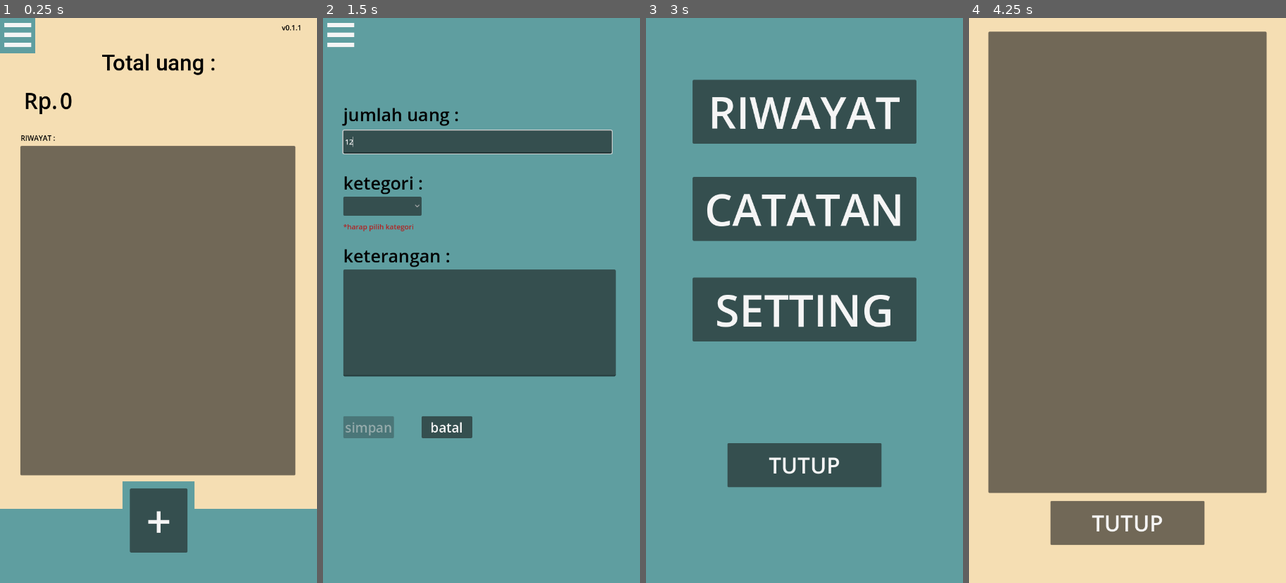
Above: before the commit, frames 1-4 (left to right).
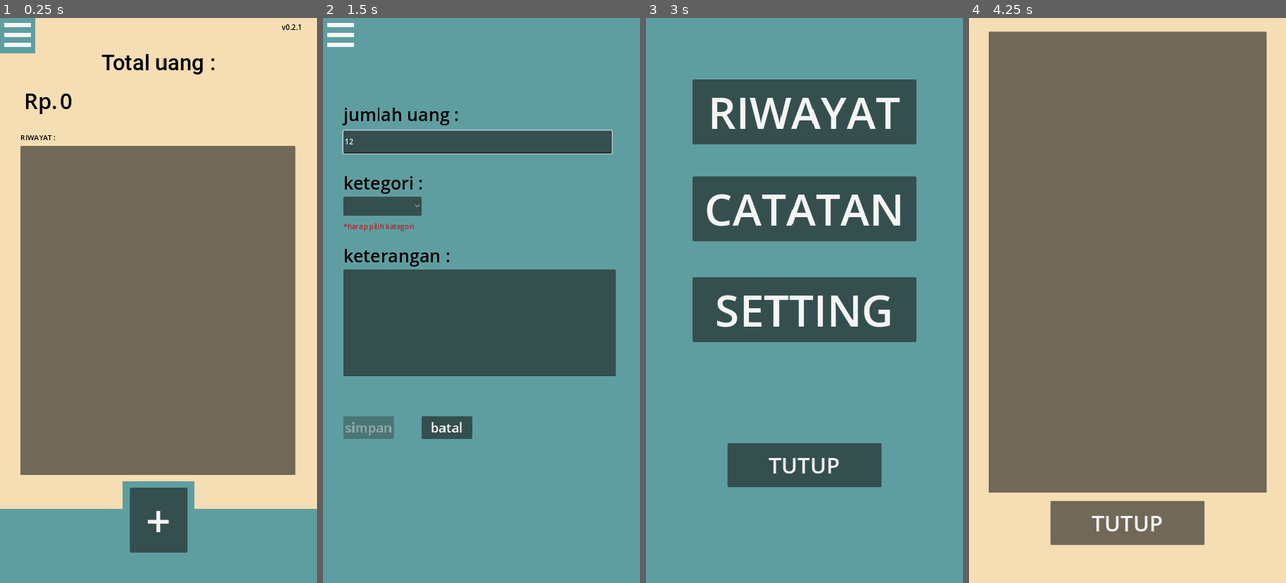
Above: after the commit, the same moments.

Repository: Ghofar05/catatan_keuangan_sederhana
Game: Godot game, scene res://main.tscn
Two runs of this game, one before a commit and one after it. Both use one fixed random seed, a clock stepped at 60 frames per second and the inputs below.
Inputs (mouse positions are in pixels of both pictures, inside the frame that each line leads up to):
- Up to frame 1 (0.25 s): no input
- Up to frame 2 (1.5 s): click "+" at 0.5 s; click (478, 142) at 1.27 s; type "12" at 1.35 s
- Up to frame 3 (3 s): click (801, 323) at 1.5 s; type "Alex" at 1.58 s; click "batal" at 2 s; click (665, 34) at 2.75 s
- Up to frame 4 (4.25 s): click "RIWAYAT" at 3.5 s

The runs differ from the first frame. In frame 1, 0.6% of the frame differs, in the area x 1-95%, y 0-92%; in frame 2, 0.8%; in frame 3, 1.4%, in the area x 14-86%, y 10-81%; in frame 4, 0.4%.
Error after the commit: Attempt to call function 'get_as_text' in base 'null instance' on a null instance. (res://saveloader.gd:103)

Commit message:
bugs fix
- fix when save style not load after close the app
- fix some misplaced after export
- fix style

Diff:
--- a/Global.gd
+++ b/Global.gd
@@ -1,7 +1,7 @@
 extends Node
 
 
-var appVersion = "v0.1.1"
+var appVersion = "v0.2.1"
 var saveDataAvailable = true
 var styleSelected = "classic"
 
--- a/main.gd
+++ b/main.gd
@@ -43,9 +43,11 @@
 	total_uang.text = add_comma_to_int(inputUang)
 
 
-
-	$utilitas/savenloader.savestyle()
-	$utilitas/savenloader.loadstyle()
+	if Global.styleSelected == "classic":
+		$utilitas/savenloader.loadstyle()
+	else:
+		$utilitas/savenloader.savestyle()
+
 	$setting/OptionButton.usestyle()
 
 
@@ -148,6 +150,7 @@
 # tombol plus
 func _on_button_pressed() -> void:
 	print("di tekan")
+	$ui3.show()
 	$AnimationPlayer.play("open")
 	$ktrangan.hide()
 
@@ -160,6 +163,8 @@
 	inputfield.text = ""
 	$ui3/OptionButton.selected = -1
 	$AnimationPlayer.play("close")
+	await get_tree().create_timer(0.5).timeout
+	$ui3.hide()
 
 
 #ketika save button di tekan
@@ -203,6 +208,7 @@
 	#print($ui2/ItemList.get_item_text(index))
 	$ktrangan/TextEdit.text = keterangan[index]
 	$ktrangan.show()
+	$AnimationPlayer.play("keterangan pop up")
 	$ui2/ItemList.deselect(index)
 
 
--- a/main.tscn
+++ b/main.tscn
@@ -20,6 +20,18 @@
 "update": 0,
 "values": [Vector2(0, 1280)]
 }
+tracks/1/type = "value"
+tracks/1/imported = false
+tracks/1/enabled = true
+tracks/1/path = NodePath("ktrangan:scale")
+tracks/1/interp = 1
+tracks/1/loop_wrap = true
+tracks/1/keys = {
+"times": PackedFloat32Array(0),
+"transitions": PackedFloat32Array(1),
+"update": 0,
+"values": [Vector2(1, 1)]
+}
 
 [sub_resource type="Animation" id="Animation_dw87y"]
 resource_name = "close"
@@ -51,10 +63,26 @@
 "values": [Vector2(0, 1500), Vector2(0, 0)]
 }
 
+[sub_resource type="Animation" id="Animation_natwq"]
+resource_name = "keterangan pop up"
+tracks/0/type = "value"
+tracks/0/imported = false
+tracks/0/enabled = true
+tracks/0/path = NodePath("ktrangan:scale")
+tracks/0/interp = 2
+tracks/0/loop_wrap = true
+tracks/0/keys = {
+"times": PackedFloat32Array(0, 0.133333, 0.266667),
+"transitions": PackedFloat32Array(1, 1, 1),
+"update": 0,
+"values": [Vector2(1, 1), Vector2(1.06, 1.06), Vector2(1, 1)]
+}
+
 [sub_resource type="AnimationLibrary" id="AnimationLibrary_0d40u"]
 _data = {
 "RESET": SubResource("Animation_3nje4"),
 "close": SubResource("Animation_dw87y"),
+"keterangan pop up": SubResource("Animation_natwq"),
 "open": SubResource("Animation_alkr6")
 }
 
@@ -72,6 +100,7 @@
 anchors_preset = 15
 anchor_right = 1.0
 anchor_bottom = 1.0
+offset_bottom = 420.0
 grow_horizontal = 2
 grow_vertical = 2
 color = Color(0.507576, 0.806709, 0.682358, 1)
@@ -190,6 +219,7 @@
 theme_override_font_sizes/font_size = 20
 
 [node name="ui3" type="Control" parent="."]
+visible = false
 layout_mode = 3
 anchors_preset = 0
 offset_top = 1280.0
@@ -201,6 +231,7 @@
 anchors_preset = 15
 anchor_right = 1.0
 anchor_bottom = 1.0
+offset_bottom = 420.0
 grow_horizontal = 2
 grow_vertical = 2
 
@@ -363,6 +394,7 @@
 anchors_preset = 15
 anchor_right = 1.0
 anchor_bottom = 1.0
+offset_bottom = 420.0
 grow_horizontal = 2
 grow_vertical = 2
 color = Color(0.313478, 0.579757, 0.47172, 1)
@@ -443,6 +475,7 @@
 anchors_preset = 15
 anchor_right = 1.0
 anchor_bottom = 1.0
+offset_bottom = 420.0
 grow_horizontal = 2
 grow_vertical = 2
 color = Color(0.313478, 0.579757, 0.47172, 1)
@@ -489,6 +522,7 @@
 anchors_preset = 15
 anchor_right = 1.0
 anchor_bottom = 1.0
+offset_bottom = 420.0
 grow_horizontal = 2
 grow_vertical = 2
 color = Color(0.313478, 0.579757, 0.47172, 1)
@@ -603,6 +637,7 @@
 anchors_preset = 15
 anchor_right = 1.0
 anchor_bottom = 1.0
+offset_bottom = 420.0
 grow_horizontal = 2
 grow_vertical = 2
 color = Color(0.313478, 0.579757, 0.47172, 1)
@@ -647,6 +682,7 @@
 anchors_preset = 0
 offset_right = 720.0
 offset_bottom = 221.0
+pivot_offset = Vector2(356, 113)
 
 [node name="ColorRect" type="ColorRect" parent="ktrangan"]
 layout_mode = 1
@@ -679,10 +715,7 @@
 offset_top = 178.0
 offset_right = 671.0
 offset_bottom = 209.0
-text = "close"
-
-[node name="Camera2D" type="Camera2D" parent="."]
-anchor_mode = 0
+text = "tutup"
 
 [node name="Timer" type="Timer" parent="."]
 autostart = true
--- a/project.godot
+++ b/project.godot
@@ -29,8 +29,7 @@
 
 window/size/viewport_width=720
 window/size/viewport_height=1280
-window/size/mode=3
-window/stretch/mode="viewport"
+window/stretch/mode="canvas_items"
 window/stretch/aspect="expand"
 window/handheld/orientation=1
 
--- a/style.gd
+++ b/style.gd
@@ -17,7 +17,7 @@
 	if Global.styleSelected == "classic":
 		setstyles(Color.WHEAT,Color.CADET_BLUE,Color.WHITE_SMOKE,Color.BLACK,Color.FIREBRICK,Color.WHITE_SMOKE)
 	elif Global.styleSelected == "light":
-		setstyles(Color.FLORAL_WHITE,Color.PALE_VIOLET_RED,Color.FLORAL_WHITE,Color.DARK_SALMON,Color.PALE_VIOLET_RED,Color.FLORAL_WHITE)
+		setstyles(Color.WHITE_SMOKE,"c9c9c9",Color.WHITE_SMOKE,Color.WEB_GRAY,Color.FIREBRICK,Color.WHITE_SMOKE)
 	elif Global.styleSelected == "dark":
 		setstyles(Color.BLACK,Color.BLACK,Color.TEAL,Color.TEAL,Color.DARK_RED,Color.TEAL)
 
@@ -81,7 +81,7 @@
 	$"../../catatan/TextEdit".add_theme_color_override("font_color",buttoncolortext)
 
 
-	$"../../ktrangan/ColorRect".color = colorbgmain
+	$"../../ktrangan/ColorRect".color = colorbgmainsec
 	$"../../ktrangan/Label".add_theme_color_override("font_color",labelcolortext)
 	$"../../ktrangan/TextEdit".add_theme_color_override("font_color",buttoncolortext)
 	$"../../ktrangan/closebut".add_theme_color_override("font_color",buttoncolortext)
Not shown, changed: export_presets.cfg
Not shown: 1 places in main.tscn that only renumber resources
